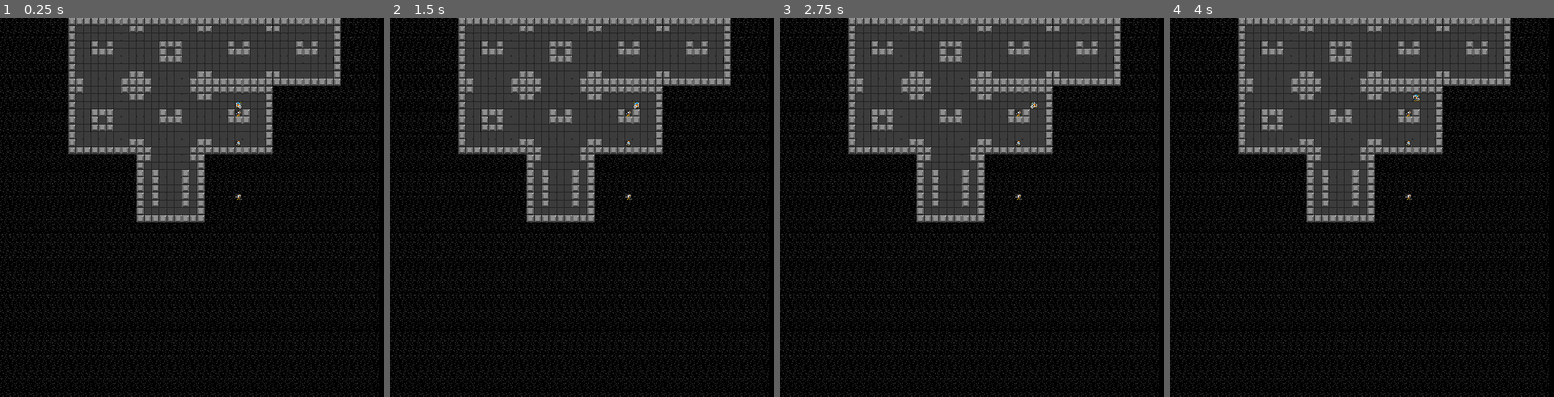
Above: before the commit, frames 1-4 (left to right).
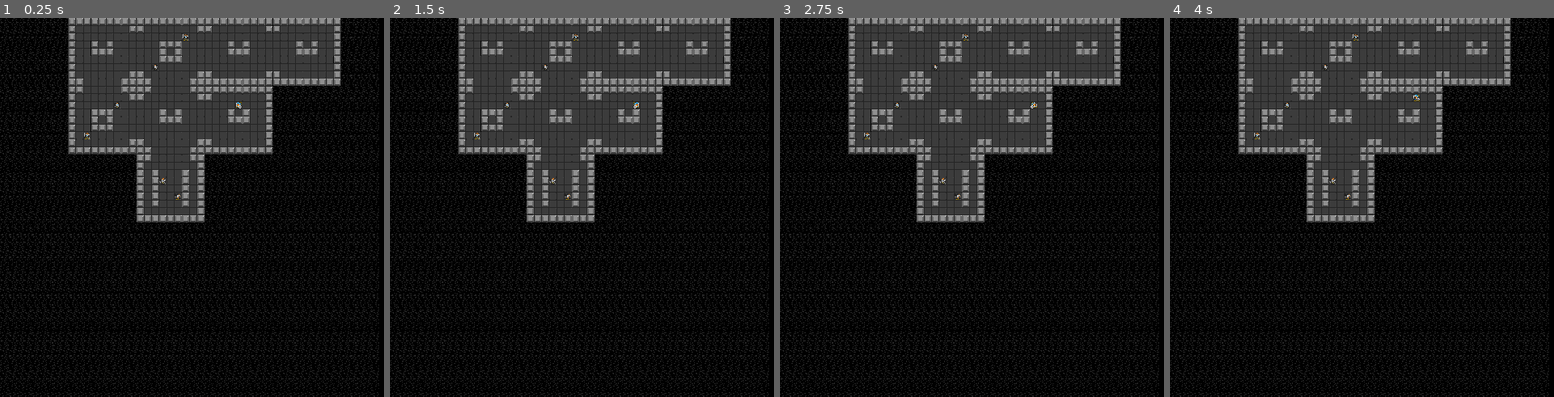
Above: after the commit, the same moments.

Repository: nuzcraft/mini_haquelike
Game: Godot game, scene res://Main.tscn
Same seed, same stepped clock (60 frames per second), same inputs: the game is played once before the commit and once after it.
Inputs:
- Up to frame 1 (0.25 s): no input
- Up to frame 2 (1.5 s): hold Right (ui_right) 0.53-1.28 s; tap Enter at 1.25 s; hold Down (ui_down) from 1.28 s (still down)
- Up to frame 3 (2.75 s): release Down (ui_down) at 2.03 s; hold Right (ui_right) from 2.03 s (still down)
- Up to frame 4 (4 s): release Right (ui_right) at 2.78 s; hold Up (ui_up) 2.78-3.53 s; hold Left (ui_left) from 3.53 s (still down)

The runs differ from the first frame. In frame 1, 0.1% of the frame differs, in the area x 21-64%, y 4-48%; in frame 2, 0.1%; in frame 3, 0.1%; in frame 4, 0.1%.

Commit message:
added enemy spawn locations to room layouts

Diff:
--- a/DungeonGenerator.gd
+++ b/DungeonGenerator.gd
@@ -8,6 +8,7 @@
 var tiles = []
 var num_tiles_x = 0
 var num_tiles_y = 0
+var enemy_spawn_coordinates = []
 
 var rng = RandomNumberGenerator.new()
 
@@ -106,6 +107,7 @@
 					found_link_to_happy_path = true
 	# TODO: put walls between branch rooms unless it would block access
 	dungeon_data["tiles"] = tiles
+	dungeon_data["enemy_spawn_coordinates"] = enemy_spawn_coordinates
 	return dungeon_data
 
 func get_adjacent_room_coords(coords_array):
@@ -147,6 +149,9 @@
 			match pixel:
 				Color.black:
 					new_tile = WallTile.new(map_x + x, map_y + y)
+				Color.red:
+					enemy_spawn_coordinates.append([map_x + x, map_y + y])
+					new_tile = FloorTile.new(map_x + x, map_y + y)
 				Color.white:
 					new_tile = FloorTile.new(map_x + x, map_y + y)
 			tiles[map_x + x][map_y + y] = new_tile
--- a/main.gd
+++ b/main.gd
@@ -22,11 +22,10 @@
 
 	# create a couple enemies
 	var enemy_scene = load("res://scenes/Enemy.tscn")
-	for i in 3:
+	var enemy_spawn_coords = dungeonData.enemy_spawn_coordinates
+	for coord in enemy_spawn_coords:
 		var enemy: Enemy = enemy_scene.instance()
-		var new_coords = spawn_coords
-		new_coords[1] += 3*i + 1
-		enemy.set_tile_coords(new_coords)
+		enemy.set_tile_coords(coord)
 		add_child(enemy)
 
 func _process(delta):
Binary file changed: resources/room_layouts.png
